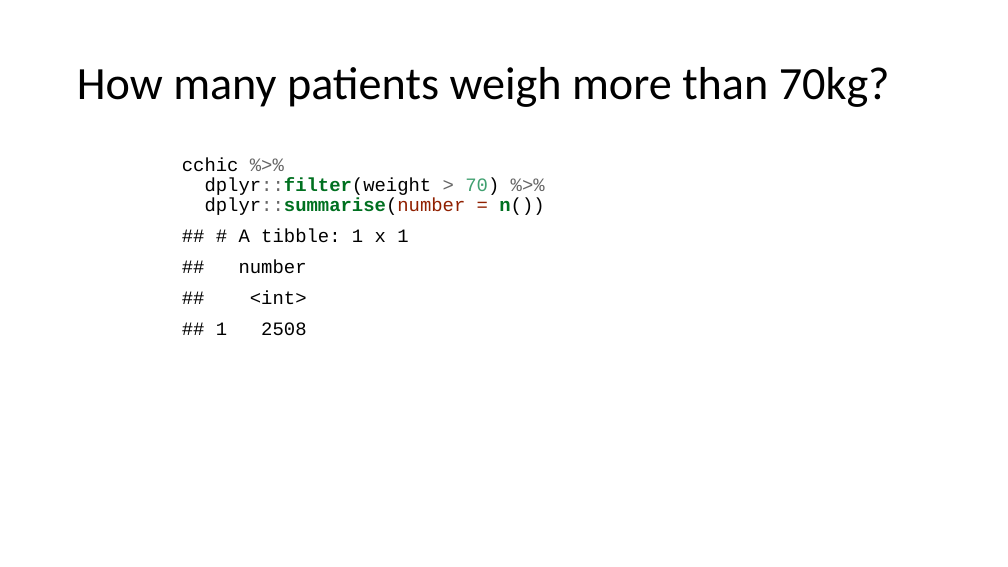
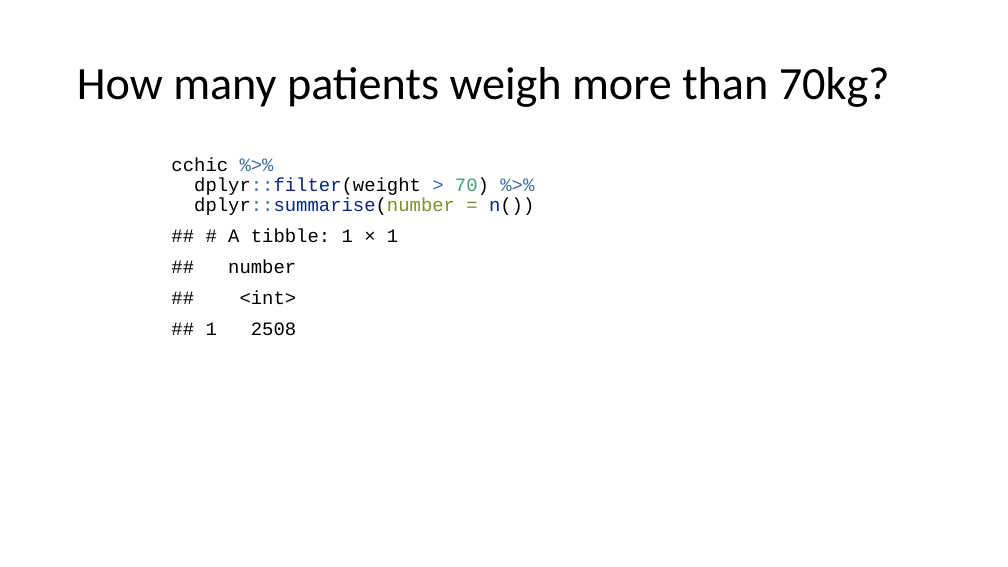
Before and after one commit to ClinicianCoders/ClinicianCoders, a slide deck: slide 37 of Workshops/Workshop4.pptx. Drawn at 1008x567 pixels with LibreOffice and Linux fonts; fonts in the diff are those of the drawing. Boxes give left, top, right and bottom in pixels: in the first picture for what was removed or moved away, otherwise in the second. Text is boxed around its words. In the diff, an @@ line names an element or a change of style, - is before the commit and + after.

Commit message:
Fix overly large code font size in recent knits
Prior to this commit, rekniting slides results in code chunk font sizes
larger than before, causing some sections to overflow off the slide.
This commit edits Images/template.pptx to restore formatting to as close
as possible the original look. This was done by editing the headings in
the Master Slide. The fix isn't perfect, notably whenever normal text is
used now with no heading at all, it is too small. As a result, I've
edited Rmd files where neccessary to ensure all normal text has bullets.
I then reknit all Rmd files with the new template and looked them over
to make sure nothing looks dodgy.

```diff
--- a/Workshops/Workshop4.pptx
+++ b/Workshops/Workshop4.pptx
@@ text at <box>171,157,534,215</box>: text colour #666666 to #4070A0 in "%>% dplyr::filter(weight > %>% dplyr::summarise(number"; text colour #007020 to #06287E, bold off in "dplyr::filter(weight dplyr::summarise(number n())"; text colour #902000 to #7D9029 in "dplyr::summarise(number ="; indent changed @@
@@ text at <box>206,229,398,336</box>: text changed @@
-## # A tibble: 1 x 1
-## number
-## <int>
-## 1 2508
+## # A tibble: 1 × 1
+## number
+## <int>
+## 1 2508
```
Also in this commit, not shown: 33 other slides changed, 12 other files.
